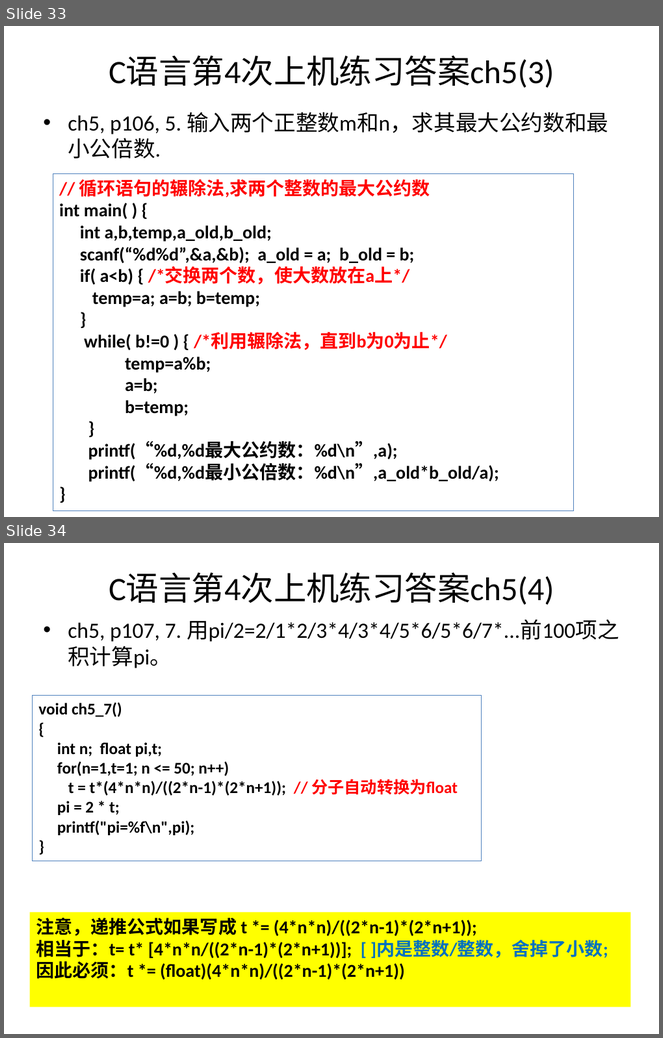
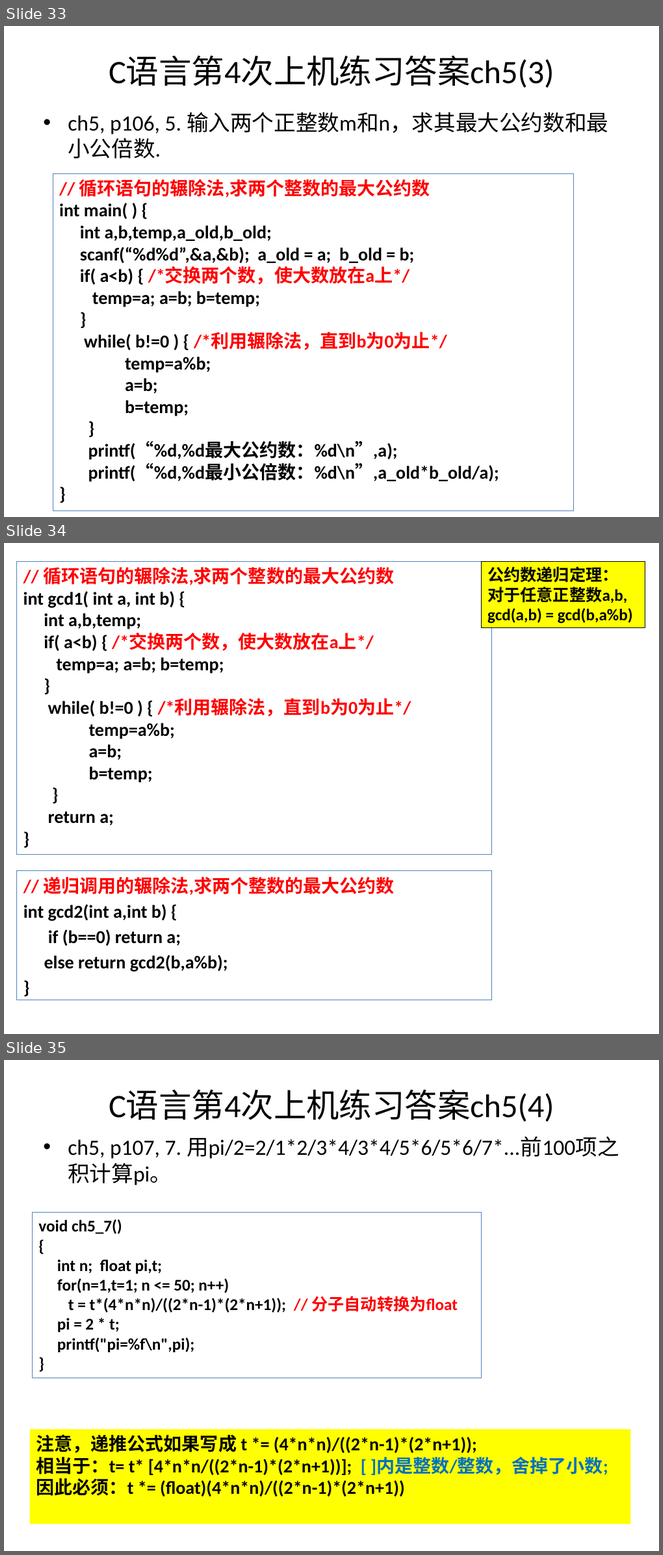
Before and after one commit to jtrfid/C-Repositories, a slide deck: 2016/上机安排.pptx. Shown one above the other, each under a label of ours: slides 33 and 34 before the commit, slides 33, 34 and 35 after it. The pictures are 663x1038 and 663x1555 pixels, drawn with LibreOffice and Linux fonts; fonts in the diff are those of the drawing. Boxes give left, top, right and bottom in pixels: in the first picture for what was removed or moved away, otherwise in the second. Text is boxed around its words. In the diff, an @@ line names an element or a change of style, - is before the commit and + after.

```diff
--- a/2016/上机安排.pptx
+++ b/2016/上机安排.pptx
@@ slide 34 added at <box>4,543,659,1034</box>, background #FFFFFF @@
@@ rectangle added at <box>17,562,492,856</box>, fill #FFFFFF, outline #4F81BD 0.75 pt, 20 pt, text #000000, bold @@
+// 循环语句的辗除法,求两个整数的最大公约数
+int gcd1( int a, int b) {
+int a,b,temp;
+if( a<b) { /*交换两个数，使大数放在a上*/
+temp=a; a=b; b=temp;
+}
+while( b!=0 ) { /*利用辗除法，直到b为0为止*/
+temp=a%b;
+a=b;
+b=temp;
+}
+return a;
+}
@@ rectangle added at <box>481,562,645,628</box>, fill #FFFF00, outline #000000 0.75 pt, 18 pt, text #000000, bold @@
+公约数递归定理：
+对于任意正整数a,b,
+gcd(a,b) = gcd(b,a%b)
@@ text added at <box>17,871,492,1001</box>, fill #FFFFFF, outline #4F81BD 0.75 pt, 20 pt, text #000000, bold @@
+// 递归调用的辗除法,求两个整数的最大公约数
+int gcd2(int a,int b) {
+if (b==0) return a;
+else return gcd2(b,a%b);
+}
@@ what was slide 34 is now slide 35 @@
```
Also in this commit, not shown: 3 slides changed, 3 other files.
